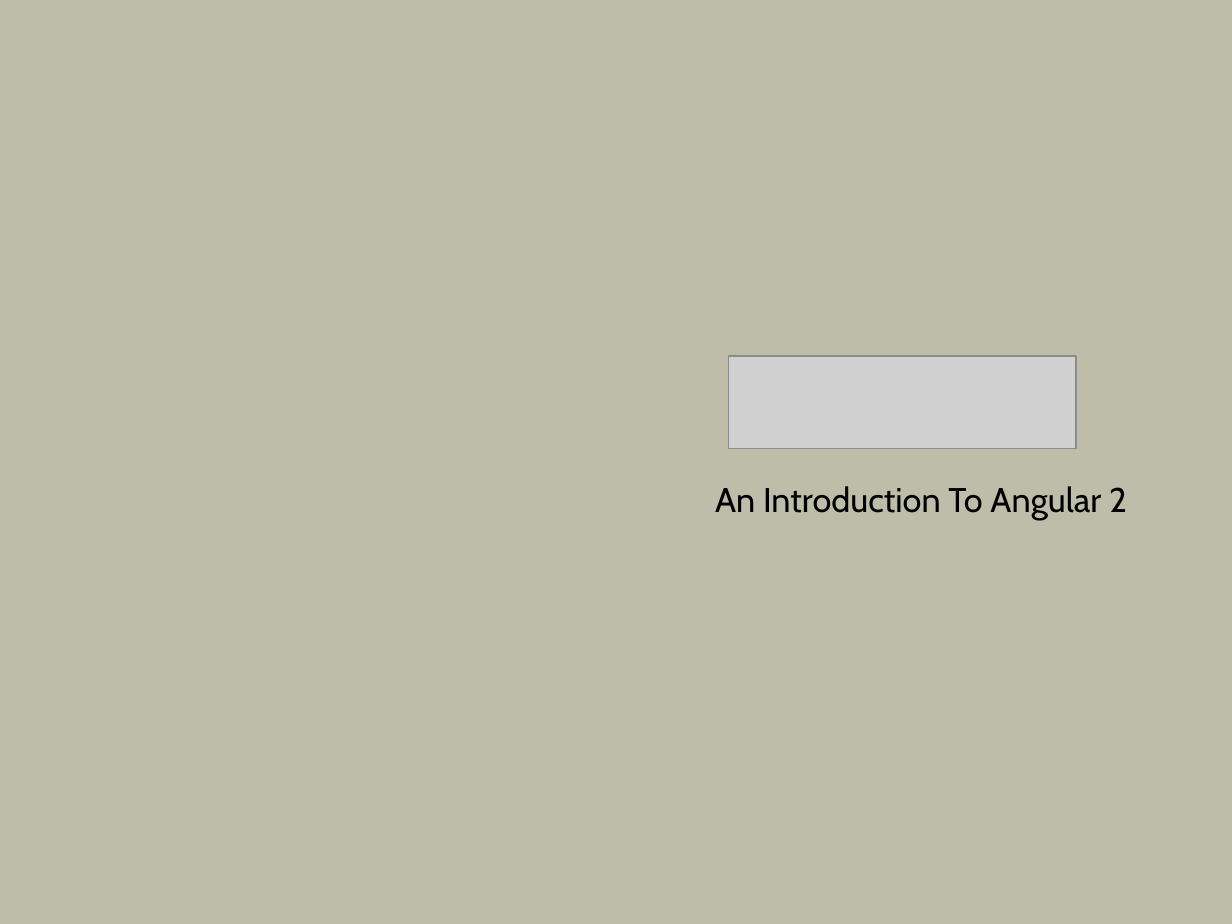
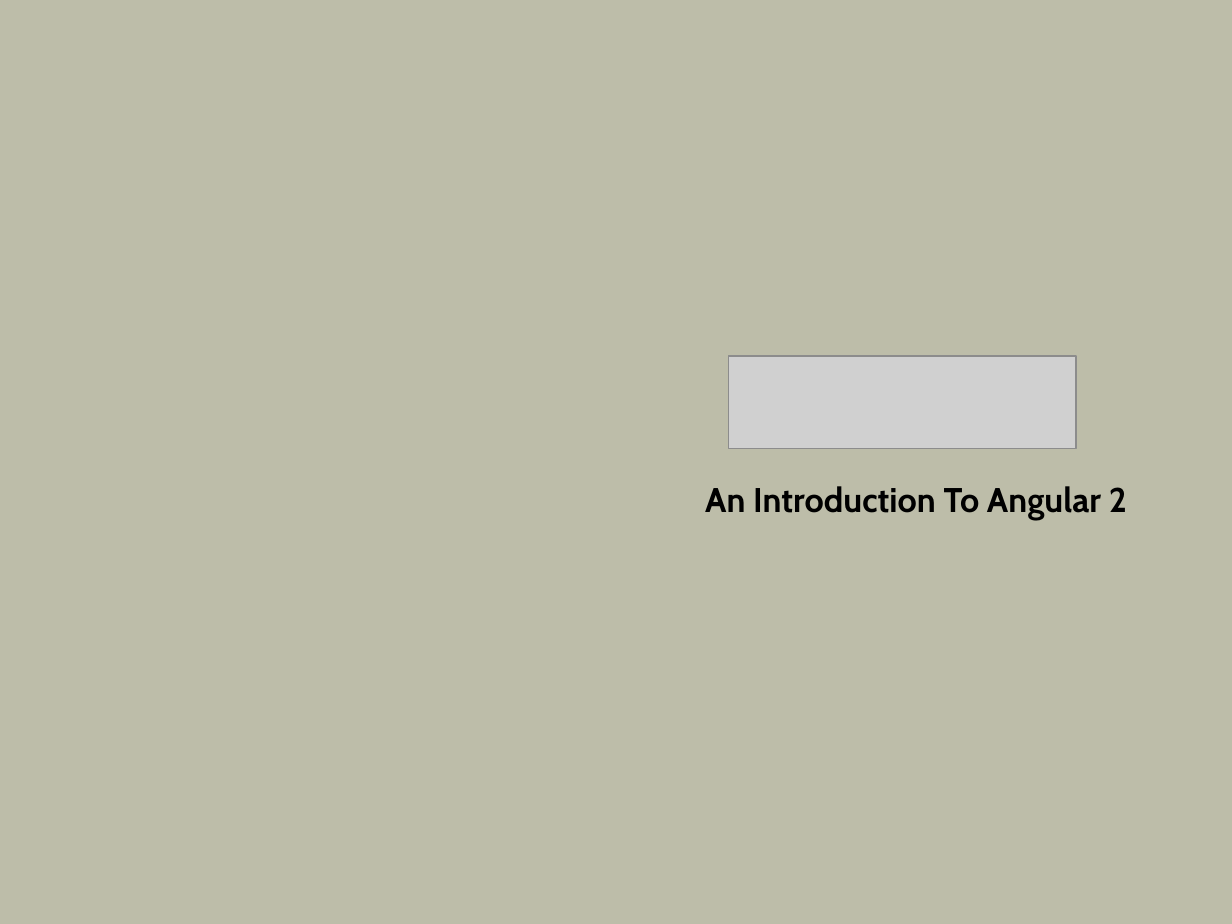
Before and after one commit to OdeToCode/classes, a slide deck: slide 1 of angular2/slides/01_Introduction.pptx. Drawn at 1232x924 pixels with LibreOffice and Linux fonts; fonts in the diff are those of the drawing; grey boxes stand for pictures; background and template pictures are left out. Boxes give left, top, right and bottom in pixels: in the first picture for what was removed or moved away, otherwise in the second. Text is boxed around its words. In the diff, an @@ line names an element or a change of style, - is before the commit and + after.

```diff
--- a/angular2/slides/01_Introduction.pptx
+++ b/angular2/slides/01_Introduction.pptx
@@ subtitle "An Introduction To Angular 2" at bbox=[705, 486, 1127, 521]: bold on @@
```
Also in this commit, not shown: 2 other files.
